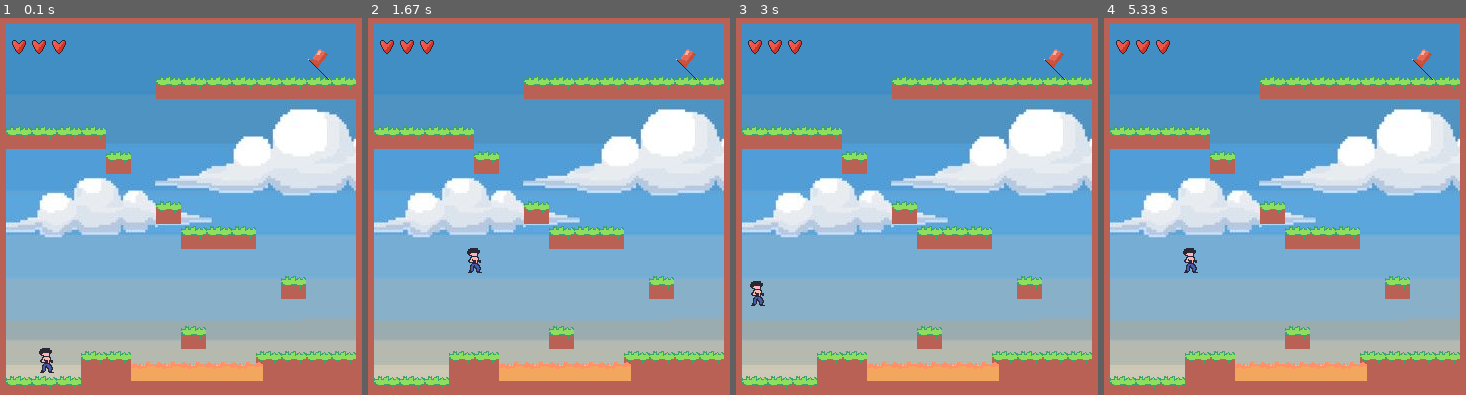
Above: before the commit, frames 1-4 (left to right).
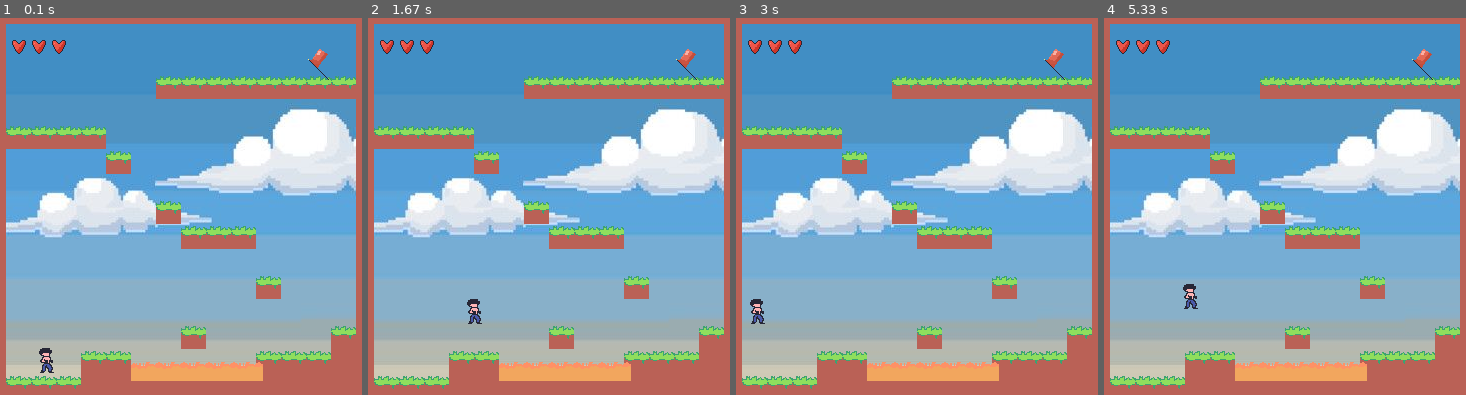
Above: after the commit, the same moments.

Repository: M-Tuladhar-reddy345/platform-pygame
Game: pygame game, started from main.py
Same seed, same stepped clock (60 frames per second), same inputs: the game is played once before the commit and once after it.
Inputs:
- Up to frame 1 (0.1 s): no input
- Up to frame 2 (1.67 s): hold Right 0.33-0.8 s; hold Up 0.83-1.13 s; hold Right 1.17-1.63 s
- Up to frame 3 (3 s): hold Left 1.67-2.2 s; hold Left 2.23-2.63 s; hold Up from 2.67 s (still down)
- Up to frame 4 (5.33 s): release Up at 3.03 s; hold Right 3.07-3.7 s; hold Left 3.73-4.2 s; hold Right 4.23-4.7 s; hold Up 4.73-5.03 s; hold Right from 5.07 s (still down)

The runs differ from the first frame. In frame 1, 1.4% of the frame differs, in the area x 70-99%, y 68-92%; in frame 2, 1.8%, in the area x 27-99%, y 61-92%; in frame 3, 1.7%; in frame 4, 1.8%.

Commit message:
initial commit

Diff:
--- a/level.py
+++ b/level.py
@@ -10,9 +10,9 @@
 [1,0,0,0,0,0,0,2,0,0,0,0,0,0,0,1],
 [1,0,0,0,0,0,0,0,2,2,2,0,0,0,0,1],
 [1,0,0,0,0,0,0,0,0,0,0,0,0,0,0,1],
-[1,0,0,0,0,0,0,0,0,0,0,0,2,0,0,1],
+[1,0,0,0,0,0,0,0,0,0,0,2,0,0,0,1],
 [1,0,0,0,0,0,0,0,0,0,0,0,0,0,0,1],
-[1,0,0,0,0,0,0,0,2,0,0,0,0,0,0,1],
-[1,0,0,0,2,2,3,3,3,3,3,2,2,2,2,1],
+[1,0,0,0,0,0,0,0,2,0,0,0,0,0,2,1],
+[1,0,0,0,2,2,3,3,3,3,3,2,2,2,1,1],
 [1,2,2,2,1,1,1,1,1,1,1,1,1,1,1,1],
 ]
--- a/leveleditor.py
+++ /dev/null
@@ -1,212 +0,0 @@
-import pygame
-import pickle
-from os import path
-
-
-pygame.init()
-
-clock = pygame.time.Clock()
-fps = 60
-
-#game window
-tile_size = 50
-cols = 20
-margin = 100
-screen_width = tile_size * cols
-screen_height = (tile_size * cols) + margin
-
-screen = pygame.display.set_mode((screen_width, screen_height))
-pygame.display.set_caption('Level Editor')
-
-
-#load images
-sun_img = pygame.image.load('img/sun.png')
-sun_img = pygame.transform.scale(sun_img, (tile_size, tile_size))
-bg_img = pygame.image.load('img/sky.png')
-bg_img = pygame.transform.scale(bg_img, (screen_width, screen_height - margin))
-dirt_img = pygame.image.load('img/dirt.png')
-grass_img = pygame.image.load('img/grass.png')
-blob_img = pygame.image.load('img/blob.png')
-platform_x_img = pygame.image.load('img/platform_x.png')
-platform_y_img = pygame.image.load('img/platform_y.png')
-lava_img = pygame.image.load('img/lava.png')
-coin_img = pygame.image.load('img/coin.png')
-exit_img = pygame.image.load('img/exit.png')
-save_img = pygame.image.load('img/save_btn.png')
-load_img = pygame.image.load('img/load_btn.png')
-
-
-#define game variables
-clicked = False
-level = 1
-
-#define colours
-white = (255, 255, 255)
-green = (144, 201, 120)
-
-font = pygame.font.SysFont('Futura', 24)
-
-#create empty tile list
-world_data = []
-for row in range(20):
-	r = [0] * 20
-	world_data.append(r)
-
-#create boundary
-for tile in range(0, 20):
-	world_data[19][tile] = 2
-	world_data[0][tile] = 1
-	world_data[tile][0] = 1
-	world_data[tile][19] = 1
-
-#function for outputting text onto the screen
-def draw_text(text, font, text_col, x, y):
-	img = font.render(text, True, text_col)
-	screen.blit(img, (x, y))
-
-def draw_grid():
-	for c in range(21):
-		#vertical lines
-		pygame.draw.line(screen, white, (c * tile_size, 0), (c * tile_size, screen_height - margin))
-		#horizontal lines
-		pygame.draw.line(screen, white, (0, c * tile_size), (screen_width, c * tile_size))
-
-
-def draw_world():
-	for row in range(20):
-		for col in range(20):
-			if world_data[row][col] > 0:
-				if world_data[row][col] == 1:
-					#dirt blocks
-					img = pygame.transform.scale(dirt_img, (tile_size, tile_size))
-					screen.blit(img, (col * tile_size, row * tile_size))
-				if world_data[row][col] == 2:
-					#grass blocks
-					img = pygame.transform.scale(grass_img, (tile_size, tile_size))
-					screen.blit(img, (col * tile_size, row * tile_size))
-				if world_data[row][col] == 3:
-					#enemy blocks
-					img = pygame.transform.scale(blob_img, (tile_size, int(tile_size * 0.75)))
-					screen.blit(img, (col * tile_size, row * tile_size + (tile_size * 0.25)))
-				if world_data[row][col] == 4:
-					#horizontally moving platform
-					img = pygame.transform.scale(platform_x_img, (tile_size, tile_size // 2))
-					screen.blit(img, (col * tile_size, row * tile_size))
-				if world_data[row][col] == 5:
-					#vertically moving platform
-					img = pygame.transform.scale(platform_y_img, (tile_size, tile_size // 2))
-					screen.blit(img, (col * tile_size, row * tile_size))
-				if world_data[row][col] == 6:
-					#lava
-					img = pygame.transform.scale(lava_img, (tile_size, tile_size // 2))
-					screen.blit(img, (col * tile_size, row * tile_size + (tile_size // 2)))
-				if world_data[row][col] == 7:
-					#coin
-					img = pygame.transform.scale(coin_img, (tile_size // 2, tile_size // 2))
-					screen.blit(img, (col * tile_size + (tile_size // 4), row * tile_size + (tile_size // 4)))
-				if world_data[row][col] == 8:
-					#exit
-					img = pygame.transform.scale(exit_img, (tile_size, int(tile_size * 1.5)))
-					screen.blit(img, (col * tile_size, row * tile_size - (tile_size // 2)))
-
-
-
-class Button():
-	def __init__(self, x, y, image):
-		self.image = image
-		self.rect = self.image.get_rect()
-		self.rect.topleft = (x, y)
-		self.clicked = False
-
-	def draw(self):
-		action = False
-
-		#get mouse position
-		pos = pygame.mouse.get_pos()
-
-		#check mouseover and clicked conditions
-		if self.rect.collidepoint(pos):
-			if pygame.mouse.get_pressed()[0] == 1 and self.clicked == False:
-				action = True
-				self.clicked = True
-
-		if pygame.mouse.get_pressed()[0] == 0:
-			self.clicked = False
-
-		#draw button
-		screen.blit(self.image, (self.rect.x, self.rect.y))
-
-		return action
-
-#create load and save buttons
-save_button = Button(screen_width // 2 - 150, screen_height - 80, save_img)
-load_button = Button(screen_width // 2 + 50, screen_height - 80, load_img)
-
-#main game loop
-run = True
-while run:
-
-	clock.tick(fps)
-
-	#draw background
-	screen.fill(green)
-	screen.blit(bg_img, (0, 0))
-	screen.blit(sun_img, (tile_size * 2, tile_size * 2))
-
-	#load and save level
-	if save_button.draw():
-		#save level data
-		pickle_out = open(f'level{level}_data', 'wb')
-		pickle.dump(world_data, pickle_out)
-		pickle_out.close()
-	if load_button.draw():
-		#load in level data
-		if path.exists(f'level{level}_data'):
-			pickle_in = open(f'level{level}_data', 'rb')
-			world_data = pickle.load(pickle_in)
-
-
-	#show the grid and draw the level tiles
-	draw_grid()
-	draw_world()
-
-
-	#text showing current level
-	draw_text(f'Level: {level}', font, white, tile_size, screen_height - 60)
-	draw_text('Press UP or DOWN to change level', font, white, tile_size, screen_height - 40)
-
-	#event handler
-	for event in pygame.event.get():
-		#quit game
-		if event.type == pygame.QUIT:
-			run = False
-		#mouseclicks to change tiles
-		if event.type == pygame.MOUSEBUTTONDOWN and clicked == False:
-			clicked = True
-			pos = pygame.mouse.get_pos()
-			x = pos[0] // tile_size
-			y = pos[1] // tile_size
-			#check that the coordinates are within the tile area
-			if x < 20 and y < 20:
-				#update tile value
-				if pygame.mouse.get_pressed()[0] == 1:
-					world_data[y][x] += 1
-					if world_data[y][x] > 8:
-						world_data[y][x] = 0
-				elif pygame.mouse.get_pressed()[2] == 1:
-					world_data[y][x] -= 1
-					if world_data[y][x] < 0:
-						world_data[y][x] = 8
-		if event.type == pygame.MOUSEBUTTONUP:
-			clicked = False
-		#up and down key presses to change level number
-		if event.type == pygame.KEYDOWN:
-			if event.key == pygame.K_UP:
-				level += 1
-			elif event.key == pygame.K_DOWN and level > 1:
-				level -= 1
-
-	#update game display window
-	pygame.display.update()
-
-pygame.quit()
--- a/sprites.py
+++ b/sprites.py
@@ -31,7 +31,7 @@
         if self.gameover:
             self.image = pygame.image.load('maincharacter/mainnew.png')
             if keys[pygame.K_UP] and self.jump == False and self.in_air == False:
-                self.vel_y = -15
+                self.vel_y = -12
                 self.jump = True
                 self.left = False
                 self.right = False
@@ -54,8 +54,8 @@
 
 
             self.vel_y += 1
-            if self.vel_y > 15:
-                self.vel_y = 15
+            if self.vel_y > 12:
+                self.vel_y = 12
             dy += self.vel_y
 
             #colliderect
Not shown, added: .replit
